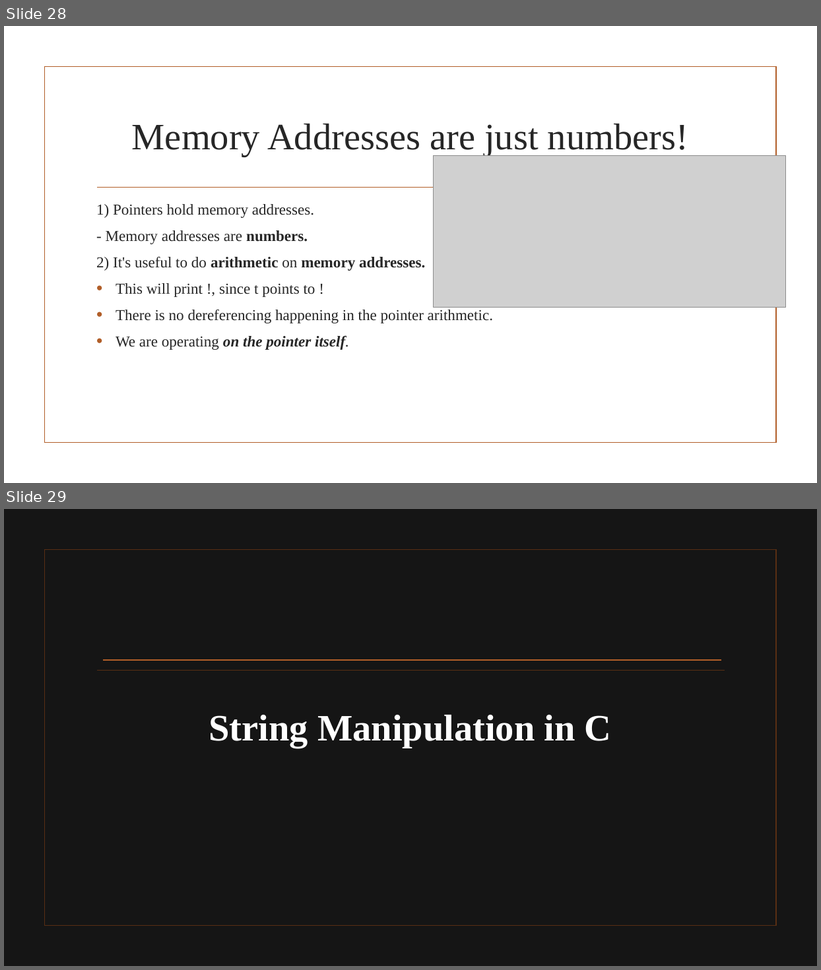
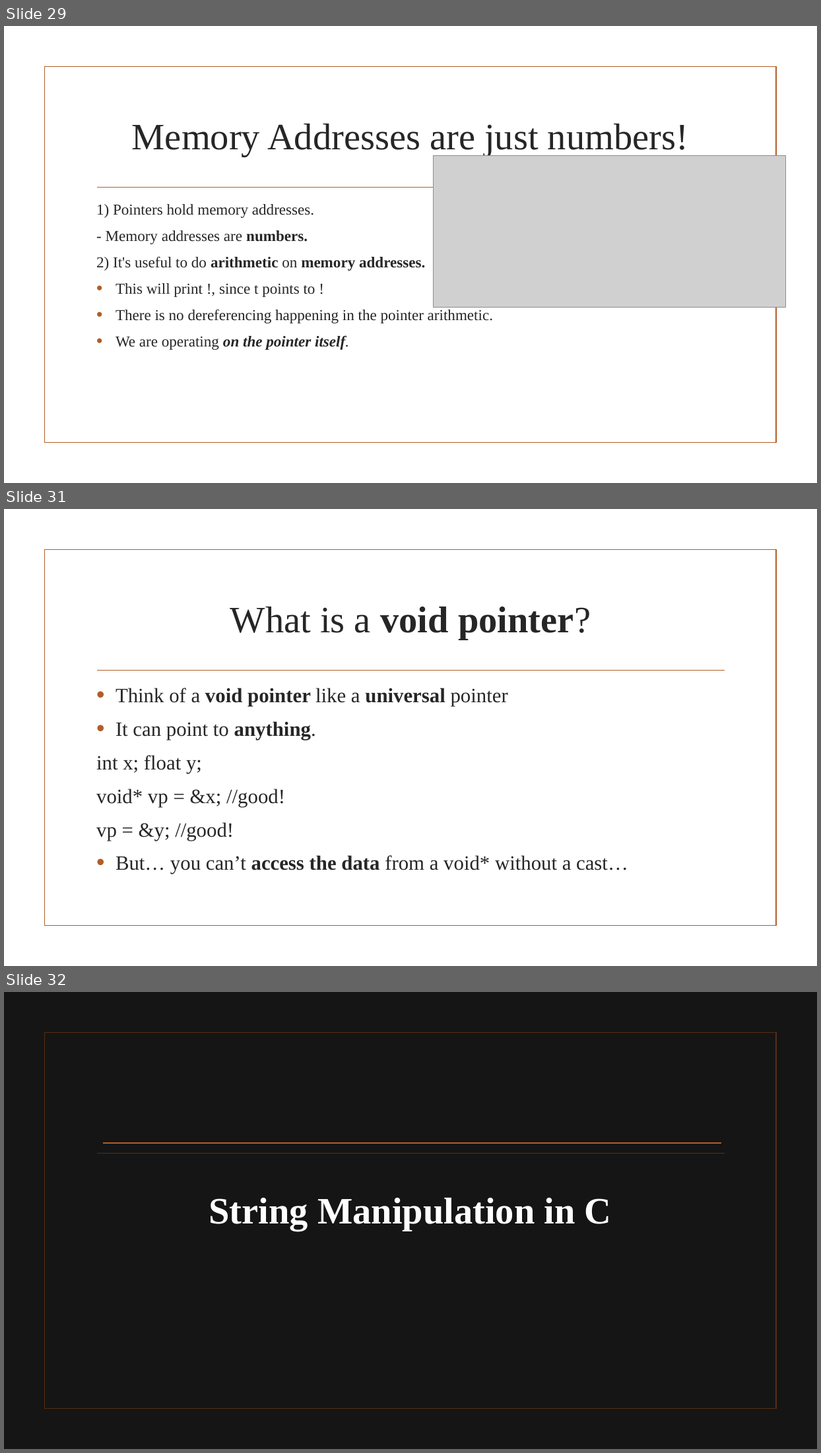
Before and after one commit to glu99331/glu99331.github.io, a slide deck: files/CS449/CS_0449_Recitation_2.pptx. Shown one above the other, each under a label of ours: slides 28 and 29 before the commit, slides 29, 31 and 32 after it; the slides between them are not shown. The pictures are 821x970 and 821x1453 pixels, drawn with LibreOffice and Linux fonts; fonts in the diff are those of the drawing; grey boxes stand for pictures; background and template pictures are left out; a plain dark background stands for a picture behind light text. Boxes give left, top, right and bottom in pixels: in the first picture for what was removed or moved away, otherwise in the second. Text is boxed around its words. In the diff, an @@ line names an element or a change of style, - is before the commit and + after.

```diff
--- a/files/CS449/CS_0449_Recitation_2.pptx
+++ b/files/CS449/CS_0449_Recitation_2.pptx
@@ slide 31 added at bbox=[4, 509, 817, 966], background picture (left out); not listed: 2 template elements that a slide beside it also shows @@
@@ title added at bbox=[230, 607, 591, 640], 44 pt, text #262626, bold @@
+What is a void pointer?
@@ text added at bbox=[96, 688, 628, 874], 24 pt, text #262626 @@
+• Think of a void pointer like a universal pointer
+• It can point to anything.
+int x; float y;
+void* vp = &x; //good!
+vp = &y; //good!
+• But… you can’t access the data from a void* without a cast…
@@ what was slide 28 is now slide 29 @@
@@ what was slide 29 is now slide 32 @@
```
Also in this commit, not shown: 2 slides changed, 2 other slides added, 4 other files.
